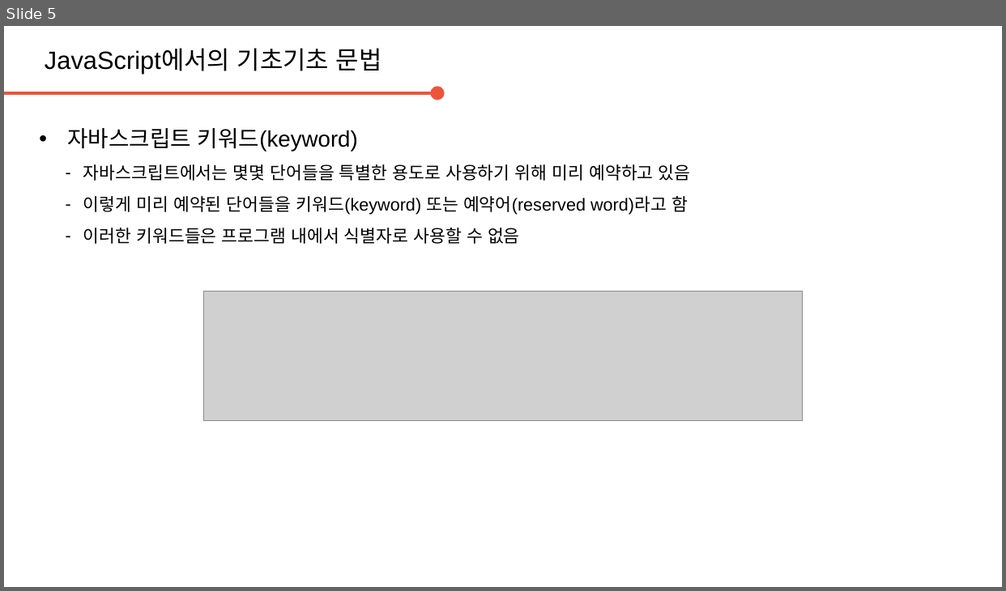
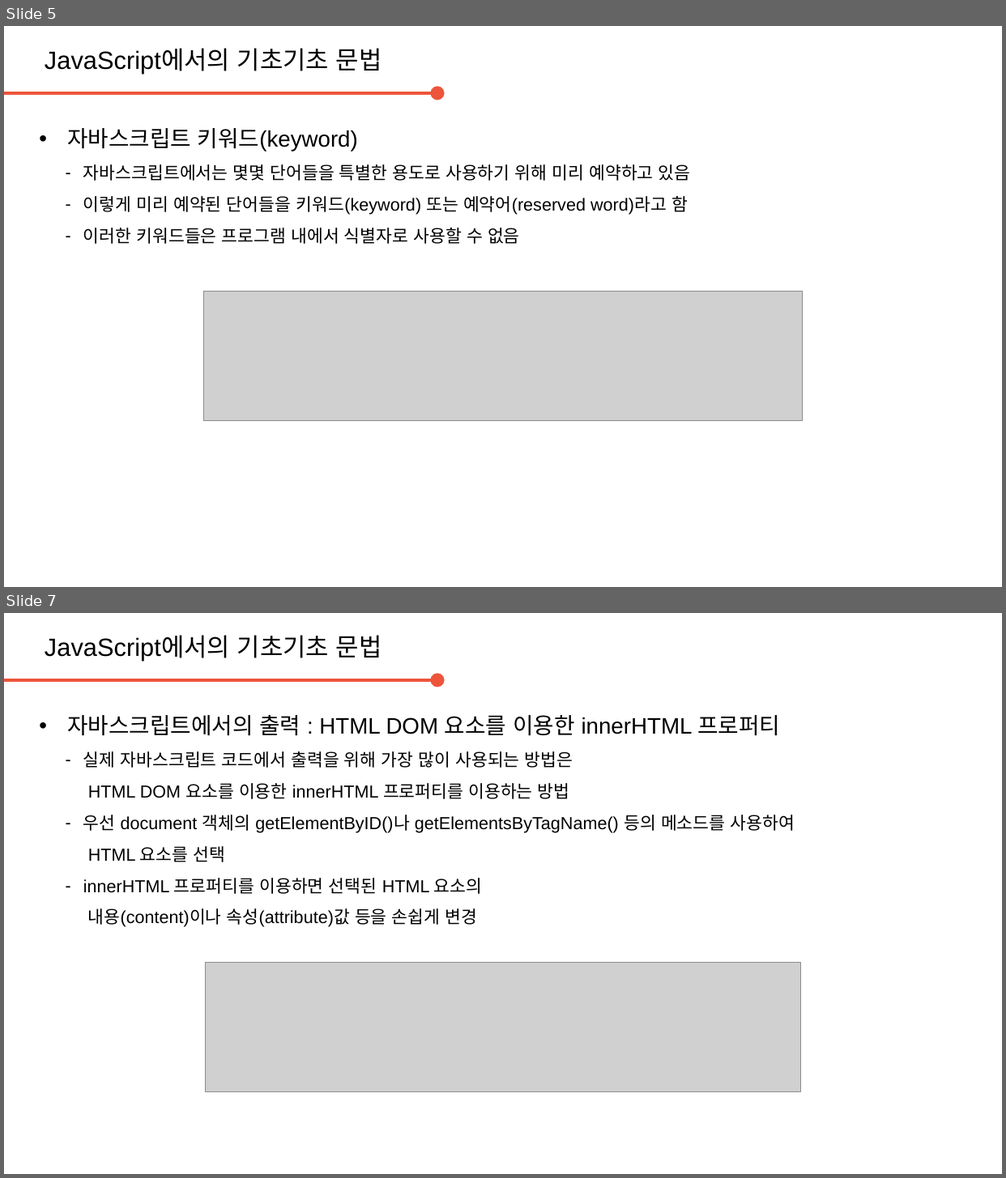
Before and after one commit to daegukdo/GCWM, a slide deck: 30/200729_JavaScript_basic_syntax.pptx. Shown one above the other, each under a label of ours: slide 5 before the commit, slides 5 and 7 after it; the slides between them are not shown. The pictures are 1006x591 and 1006x1178 pixels, drawn with LibreOffice and Linux fonts; fonts in the diff are those of the drawing; grey boxes stand for pictures; background and template pictures are left out. Boxes give left, top, right and bottom in pixels: in the first picture for what was removed or moved away, otherwise in the second. Text is boxed around its words. In the diff, an @@ line names an element or a change of style, - is before the commit and + after.

Commit message:
get coding with me  - edit JavaScript resource (basic : output)

```diff
--- a/30/200729_JavaScript_basic_syntax.pptx
+++ b/30/200729_JavaScript_basic_syntax.pptx
@@ slide 7 added at (4,613,1002,1174), background #FFFFFF @@
@@ text added at (44,635,382,660), 20 pt, text #000000 @@
+JavaScript에서의 기초기초 문법
@@ arrow added from (4, 680) to (438, 680), #ED553B 2.25 pt @@
@@ text added at (67,715,795,927), 14 pt, text #000000 @@
+• 자바스크립트에서의 출력 : HTML DOM 요소를 이용한 innerHTML 프로퍼티
+  – 실제 자바스크립트 코드에서 출력을 위해 가장 많이 사용되는 방법은
+    HTML DOM 요소를 이용한 innerHTML 프로퍼티를 이용하는 방법
+  – 우선 document 객체의 getElementByID()나 getElementsByTagName() 등의 메소드를 사용하여
+    HTML 요소를 선택
+  – innerHTML 프로퍼티를 이용하면 선택된 HTML 요소의
+    내용(content)이나 속성(attribute)값 등을 손쉽게 변경
@@ picture added at (205,962,799,1093) @@
```
Also in this commit, not shown: 4 other slides added, 1 other file.
